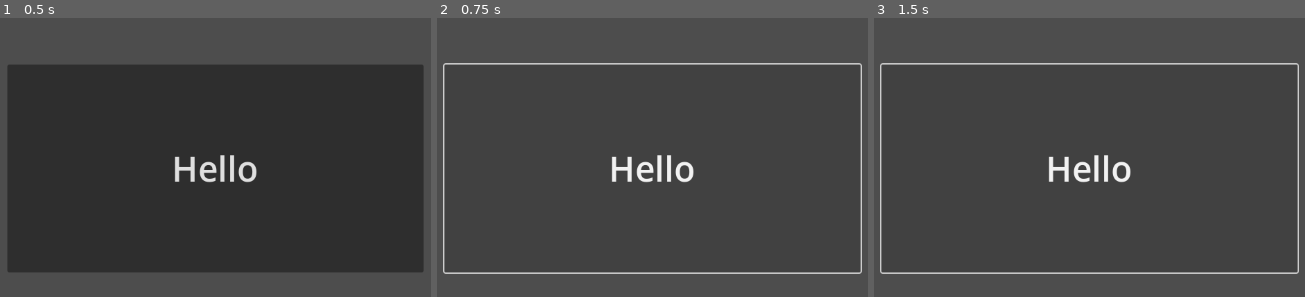
Above: before the commit, frames 1-3 (left to right).
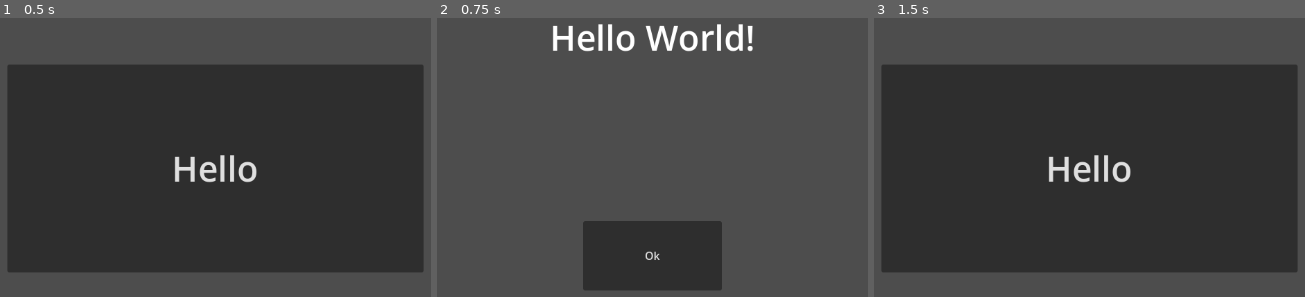
Above: after the commit, the same moments.

Repository: BransonClendenen/3390-Project1-Part1
Game: Godot game, scene res://Scenes/scene1.tscn
The game is run twice, just before and just after one commit, with the same random seed, the same clock (stepped at 60 frames per second) and the same inputs. Before the commit the project starts from res://Scenes/scene.tscn.
Inputs:
- Up to frame 1 (0.5 s): no input
- Up to frame 2 (0.75 s): click "Hello" at 0.5 s
- Up to frame 3 (1.5 s): click "Hello" (after the commit: "Ok") at 1.25 s

Frame 1 is identical in both runs. In frame 2, 6.7% of the frame differs, in the area x 1-99%, y 2-98%; in frame 3, 2.1%.

Commit message:
added GUI for scene2, gave buttons functionaility

Diff:
--- a/hello-world/Scenes/scene.tscn
+++ b/hello-world/Scenes/scene1.tscn
@@ -1,6 +1,9 @@
-[gd_scene format=3 uid="uid://r48qaatsao35"]
+[gd_scene load_steps=2 format=3 uid="uid://r48qaatsao35"]
+
+[ext_resource type="Script" uid="uid://drurgjcledlcf" path="res://Scripts/1to2.gd" id="1_iqsqo"]
 
 [node name="Scene1" type="Node2D"]
+script = ExtResource("1_iqsqo")
 
 [node name="CenterContainer" type="CenterContainer" parent="."]
 custom_minimum_size = Vector2(1152, 648)
@@ -12,3 +15,5 @@
 layout_mode = 2
 theme_override_font_sizes/font_size = 50
 text = "Hello"
+
+[connection signal="pressed" from="CenterContainer/Button" to="." method="_on_button_pressed"]
--- a/hello-world/Scenes/scene2.tscn
+++ b/hello-world/Scenes/scene2.tscn
@@ -1,9 +1,34 @@
 [gd_scene load_steps=2 format=3 uid="uid://dacc7eh0ougjk"]
 
-[ext_resource type="Texture2D" uid="uid://cwat3llj71arm" path="res://icon.svg" id="1_tjqxy"]
+[ext_resource type="Script" uid="uid://dxdnfhyw8dai8" path="res://Scripts/2to1.gd" id="1_tjqxy"]
 
 [node name="Scene2" type="Node2D"]
+script = ExtResource("1_tjqxy")
 
-[node name="Icon" type="Sprite2D" parent="."]
-position = Vector2(88, 79)
-texture = ExtResource("1_tjqxy")
+[node name="CenterContainer" type="Control" parent="."]
+custom_minimum_size = Vector2(1152, 648)
+layout_mode = 3
+anchors_preset = 0
+offset_right = 1152.0
+offset_bottom = 648.0
+
+[node name="Label" type="Label" parent="CenterContainer"]
+layout_mode = 2
+offset_left = 428.0
+offset_top = 100.0
+offset_right = 724.0
+offset_bottom = 241.0
+theme_override_font_sizes/font_size = 50
+text = "Hello World!
+"
+
+[node name="Button" type="Button" parent="CenterContainer"]
+custom_minimum_size = Vector2(200, 100)
+layout_mode = 2
+offset_left = 476.0
+offset_top = 400.0
+offset_right = 676.0
+offset_bottom = 500.0
+text = "Ok"
+
+[connection signal="pressed" from="CenterContainer/Button" to="." method="_on_button_pressed"]
--- /dev/null
+++ b/hello-world/Scripts/1to2.gd
@@ -0,0 +1,4 @@
+extends Node2D
+
+func _on_button_pressed() -> void:
+	get_tree().change_scene_to_file("res://Scenes/scene2.tscn")
--- /dev/null
+++ b/hello-world/Scripts/2to1.gd
@@ -0,0 +1,4 @@
+extends Node2D
+
+func _on_button_pressed() -> void:
+	get_tree().change_scene_to_file("res://Scenes/scene1.tscn")
Not shown, added: hello-world/Scripts/1to2.gd.uid
Not shown, added: hello-world/Scripts/2to1.gd.uid
